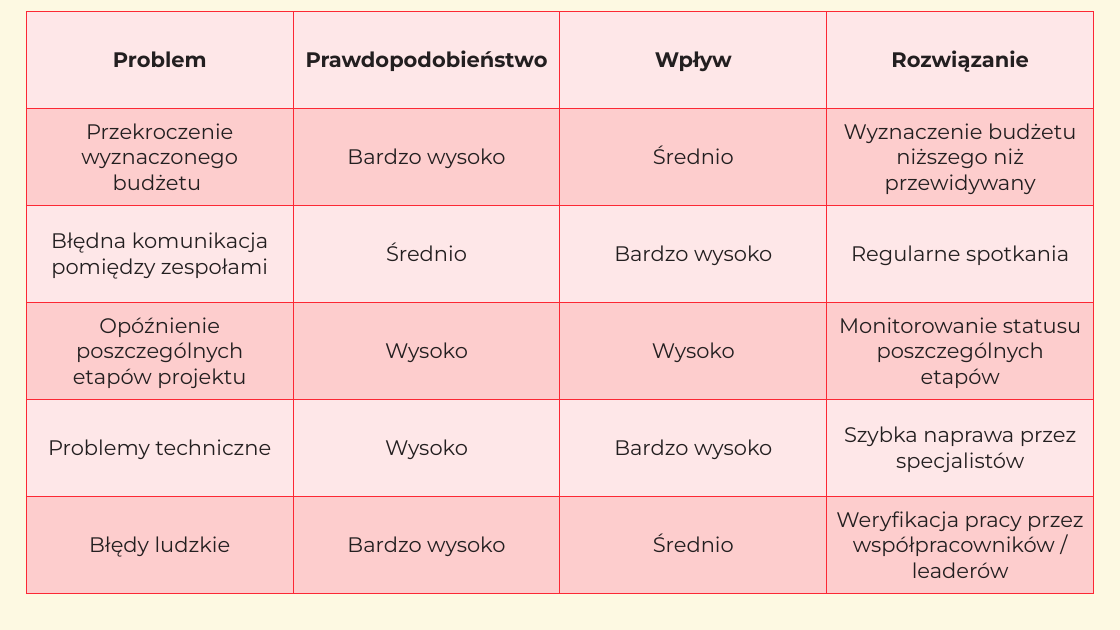
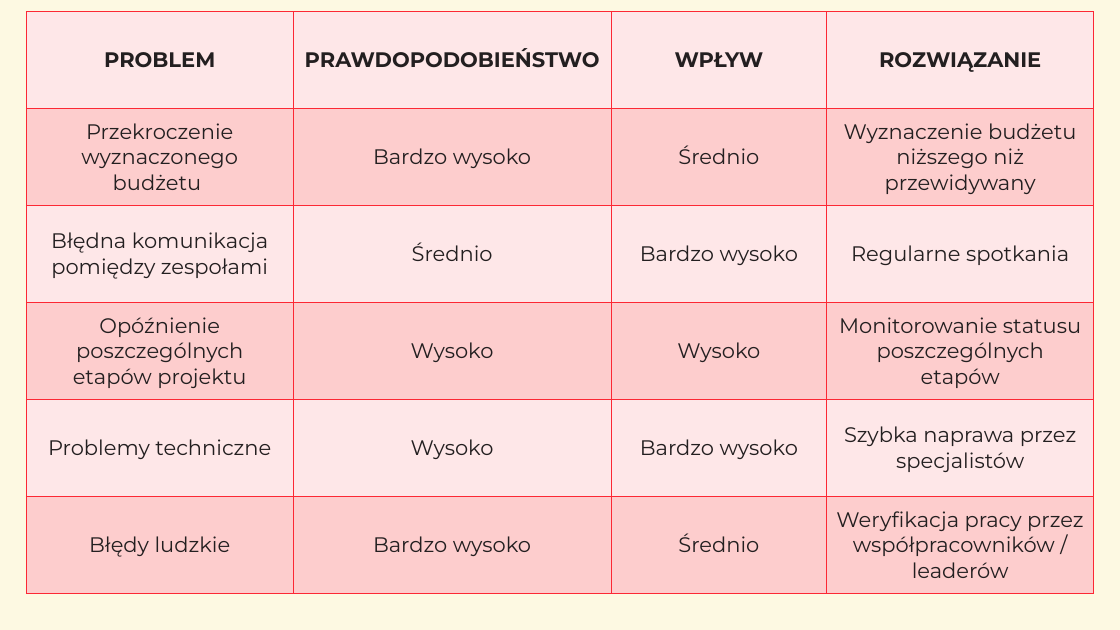
Before and after one commit to mkalejta/wspolczesne_zastosowania_informatyki, a slide deck: slide 14 of Aplikacja Sports Joiner.pptx. Drawn at 1120x630 pixels with LibreOffice and Linux fonts; fonts in the diff are those of the drawing; background and template pictures are left out. Boxes give left, top, right and bottom in pixels: in the first picture for what was removed or moved away, otherwise in the second. Text is boxed around its words. In the diff, an @@ line names an element or a change of style, - is before the commit and + after.

Commit message:
Drobna poprawka wizualna w tabelce ryzyk

```diff
--- a/Aplikacja Sports Joiner.pptx
+++ b/Aplikacja Sports Joiner.pptx
@@ table at box(26, 12, 1095, 618) @@
-row 1: Problem | Prawdopodobieństwo | Wpływ | Rozwiązanie
+row 1: PROBLEM | PRAWDOPODOBIEŃSTWO | WPŁYW | ROZWIĄZANIE
```
